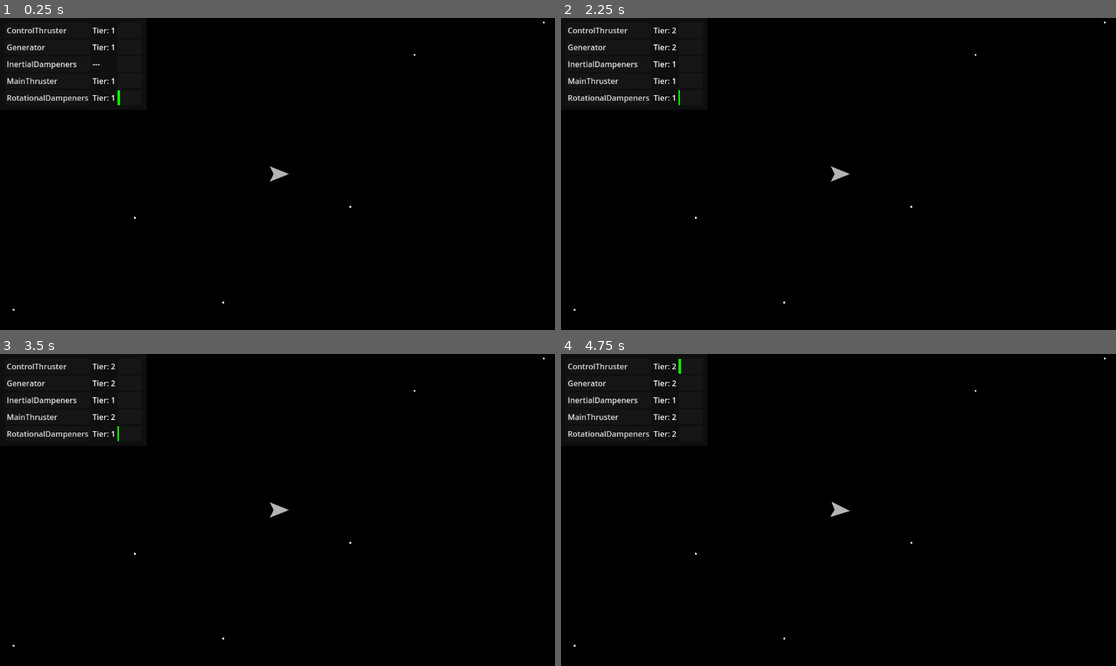
Above: before the commit, frames 1-4 (two rows, left to right).
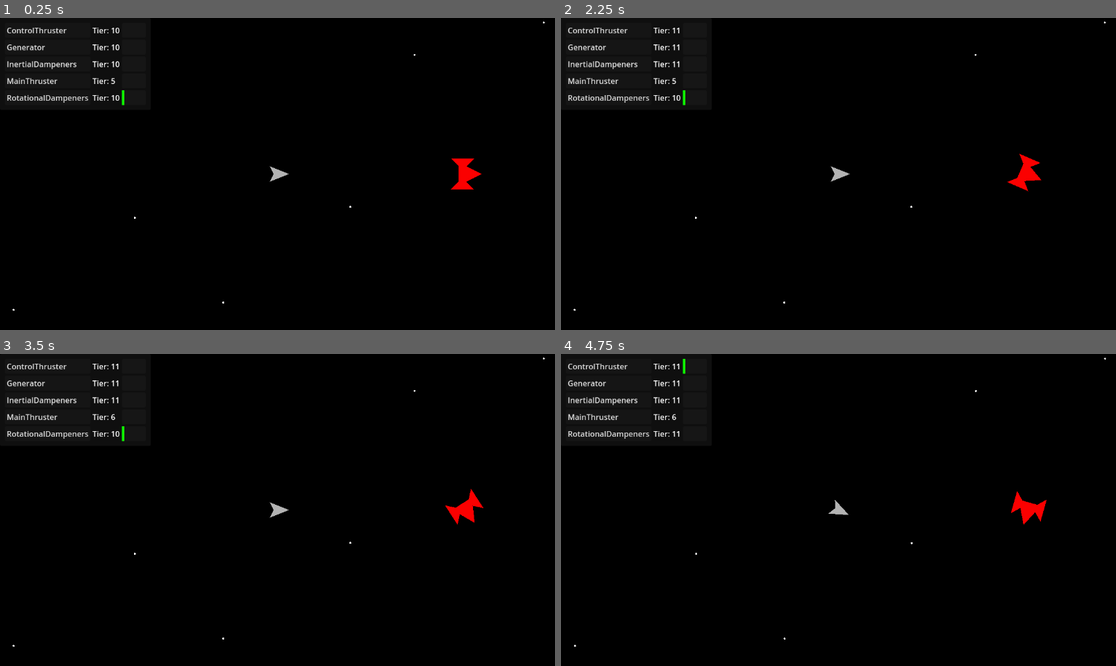
Above: after the commit, the same moments.

Repository: Griiimon/SpaceVampiresDemo
Game: Godot game, scene res://level.tscn
Two runs of this game, one before a commit and one after it. Both use one fixed random seed, a clock stepped at 60 frames per second and the inputs below.
Inputs (mouse positions are in pixels of both pictures, inside the frame that each line leads up to):
- Up to frame 1 (0.25 s): no input
- Up to frame 2 (2.25 s): click "ControlThruster" at 0.5 s; click "Generator" at 1.25 s; click "InertialDampeners" at 2 s
- Up to frame 3 (3.5 s): click "MainThruster" at 2.75 s
- Up to frame 4 (4.75 s): click "RotationalDampeners" at 3.5 s; tap Enter at 4.25 s; move the mouse to (960, 494) at 4.27 s; hold D (right) from 4.28 s (still down)

The runs differ from the first frame. In frame 1, 0.4% of the frame differs, in the area x 16-87%, y 3-56%; in frame 2, 0.4%; in frame 3, 0.4%; in frame 4, 0.5%, in the area x 2-99%, y 1-94%.

Commit message:
Implement enemies

Diff:
--- /dev/null
+++ b/src/enemies/enemy_ship_template.tscn
@@ -0,0 +1,21 @@
+[gd_scene load_steps=4 format=3 uid="uid://cllf2iks1syc3"]
+
+[ext_resource type="Script" uid="uid://d0tovto55djlv" path="res://ship/ship.gd" id="1_ntca0"]
+[ext_resource type="Script" uid="uid://bknlxd1numre6" path="res://ship/effect_delegator.gd" id="2_522jo"]
+[ext_resource type="Script" uid="uid://bk624stu06nnv" path="res://ship/ai_ship_controller.gd" id="3_bjapx"]
+
+[node name="Enemy Ship Template" type="RigidBody2D" node_paths=PackedStringArray("controller", "effect_delegator")]
+collision_layer = 2
+script = ExtResource("1_ntca0")
+controller = NodePath("AIShipController")
+effect_delegator = NodePath("EffectDelegator")
+
+[node name="EffectDelegator" type="Node" parent="."]
+script = ExtResource("2_522jo")
+metadata/_custom_type_script = "uid://bknlxd1numre6"
+
+[node name="CollisionShape2D" type="CollisionShape2D" parent="."]
+
+[node name="AIShipController" type="Node" parent="."]
+script = ExtResource("3_bjapx")
+metadata/_custom_type_script = "uid://bk624stu06nnv"
--- /dev/null
+++ b/src/enemies/ships/enemy_ship_test.tscn
@@ -0,0 +1,44 @@
+[gd_scene load_steps=11 format=3 uid="uid://dleovlvr46skc"]
+
+[ext_resource type="PackedScene" uid="uid://cllf2iks1syc3" path="res://enemies/enemy_ship_template.tscn" id="1_y4sag"]
+[ext_resource type="Script" uid="uid://dbqd18vmhywy6" path="res://ship/ship_component_instance.gd" id="2_cff7s"]
+[ext_resource type="Resource" uid="uid://df2ho24ikyrd2" path="res://ship/components/data/generator_component.tres" id="3_yudhf"]
+[ext_resource type="Resource" uid="uid://c61bmimgypxw0" path="res://ship/components/data/control_thruster_component.tres" id="4_1qkb2"]
+[ext_resource type="Script" uid="uid://5w0ld3sy84b7" path="res://ship/components/rotational_dampeners_component.gd" id="5_1qkb2"]
+
+[sub_resource type="Resource" id="Resource_se0p3"]
+script = ExtResource("2_cff7s")
+type = ExtResource("3_yudhf")
+tier = 1
+metadata/_custom_type_script = "uid://dbqd18vmhywy6"
+
+[sub_resource type="Resource" id="Resource_0mocv"]
+script = ExtResource("2_cff7s")
+type = ExtResource("4_1qkb2")
+tier = 1
+metadata/_custom_type_script = "uid://dbqd18vmhywy6"
+
+[sub_resource type="Resource" id="Resource_pa383"]
+script = ExtResource("5_1qkb2")
+energy_usage_per_tier = 10.0
+metadata/_custom_type_script = "uid://5w0ld3sy84b7"
+
+[sub_resource type="Resource" id="Resource_u62mu"]
+script = ExtResource("2_cff7s")
+type = SubResource("Resource_pa383")
+tier = 10
+metadata/_custom_type_script = "uid://dbqd18vmhywy6"
+
+[sub_resource type="RectangleShape2D" id="RectangleShape2D_y4sag"]
+size = Vector2(55, 65)
+
+[node name="Enemy Ship Test" instance=ExtResource("1_y4sag")]
+components = Array[ExtResource("2_cff7s")]([SubResource("Resource_se0p3"), SubResource("Resource_0mocv"), SubResource("Resource_u62mu")])
+
+[node name="Polygon2D" type="Polygon2D" parent="." index="1"]
+scale = Vector2(2, 2)
+color = Color(0.988235, 0, 0, 1)
+polygon = PackedVector2Array(16, 0, 0, -8, 8, -16, -16, -16, -16, -16, -8, -8, -8, 8, -16, 16, 8, 16, 0, 8)
+
+[node name="CollisionShape2D" parent="." index="2"]
+shape = SubResource("RectangleShape2D_y4sag")
--- a/src/global/global.gd
+++ b/src/global/global.gd
@@ -1 +1,4 @@
 extends Node
+
+
+var player_ship: PlayerShip
--- a/src/level.tscn
+++ b/src/level.tscn
@@ -1,9 +1,10 @@
-[gd_scene load_steps=5 format=3 uid="uid://bfysbi31u81uc"]
+[gd_scene load_steps=6 format=3 uid="uid://bfysbi31u81uc"]
 
 [ext_resource type="PackedScene" uid="uid://b2kp6fuk76cal" path="res://player/player_ship.tscn" id="1_u52ul"]
 [ext_resource type="Script" uid="uid://lepf3qcm8hko" path="res://camera.gd" id="2_vonw3"]
 [ext_resource type="Script" uid="uid://k4qcbxbqhlai" path="res://level/starfield.gd" id="3_oi3di"]
 [ext_resource type="PackedScene" uid="uid://6ioxjgp8cxk5" path="res://ui/debug/debug_component_window.tscn" id="4_0b4ue"]
+[ext_resource type="PackedScene" uid="uid://dleovlvr46skc" path="res://enemies/ships/enemy_ship_test.tscn" id="4_f2txt"]
 
 [node name="Level" type="Node2D"]
 
@@ -16,6 +17,9 @@
 [node name="Starfield" type="Node2D" parent="."]
 script = ExtResource("3_oi3di")
 
+[node name="Enemy Ship Test" parent="." instance=ExtResource("4_f2txt")]
+position = Vector2(392, 0)
+
 [node name="UI" type="CanvasLayer" parent="."]
 
 [node name="Debug UI" type="CanvasLayer" parent="."]
--- a/src/player/player_ship.gd
+++ b/src/player/player_ship.gd
@@ -1,2 +1,8 @@
 class_name PlayerShip
 extends Ship
+
+
+
+func _ready() -> void:
+	super()
+	Global.player_ship= self
--- a/src/player/player_ship.tscn
+++ b/src/player/player_ship.tscn
@@ -9,29 +9,36 @@
 [ext_resource type="Resource" uid="uid://dvcamknnejubd" path="res://ship/components/data/rotational_dampeners_component.tres" id="5_mpsxo"]
 [ext_resource type="PackedScene" uid="uid://ot3x2ayemre1" path="res://ship/effects/particle_thruster_effect.tscn" id="5_rpgy0"]
 [ext_resource type="Script" uid="uid://bknlxd1numre6" path="res://ship/effect_delegator.gd" id="5_xwq2p"]
+[ext_resource type="Resource" uid="uid://dpi2qncom40q5" path="res://ship/components/data/inertial_dampeners_component.tres" id="7_mpsxo"]
 
 [sub_resource type="Resource" id="Resource_ttmp0"]
 script = ExtResource("2_v44f0")
 type = ExtResource("3_j6obm")
-tier = null
+tier = 10
 metadata/_custom_type_script = "uid://dbqd18vmhywy6"
 
 [sub_resource type="Resource" id="Resource_j6obm"]
 script = ExtResource("2_v44f0")
 type = ExtResource("3_xwq2p")
-tier = null
+tier = 5
 metadata/_custom_type_script = "uid://dbqd18vmhywy6"
 
 [sub_resource type="Resource" id="Resource_mpsxo"]
 script = ExtResource("2_v44f0")
 type = ExtResource("4_j6obm")
-tier = null
+tier = 10
 metadata/_custom_type_script = "uid://dbqd18vmhywy6"
 
 [sub_resource type="Resource" id="Resource_sty7l"]
 script = ExtResource("2_v44f0")
 type = ExtResource("5_mpsxo")
-tier = null
+tier = 10
+metadata/_custom_type_script = "uid://dbqd18vmhywy6"
+
+[sub_resource type="Resource" id="Resource_ae3q4"]
+script = ExtResource("2_v44f0")
+type = ExtResource("7_mpsxo")
+tier = 10
 metadata/_custom_type_script = "uid://dbqd18vmhywy6"
 
 [sub_resource type="CapsuleShape2D" id="CapsuleShape2D_5xgho"]
@@ -41,7 +48,7 @@
 [node name="Player Ship" type="RigidBody2D" node_paths=PackedStringArray("controller", "effect_delegator")]
 script = ExtResource("1_oe5wf")
 controller = NodePath("PlayerShipController")
-components = Array[ExtResource("2_v44f0")]([SubResource("Resource_ttmp0"), SubResource("Resource_j6obm"), SubResource("Resource_mpsxo"), SubResource("Resource_sty7l")])
+components = Array[ExtResource("2_v44f0")]([SubResource("Resource_ttmp0"), SubResource("Resource_j6obm"), SubResource("Resource_mpsxo"), SubResource("Resource_sty7l"), SubResource("Resource_ae3q4")])
 effect_delegator = NodePath("EffectDelegator")
 
 [node name="EffectDelegator" type="Node" parent="." node_paths=PackedStringArray("main_thruster_effect")]
--- /dev/null
+++ b/src/ship/ai_ship_controller.gd
@@ -0,0 +1,14 @@
+class_name AIShipController
+extends ShipController
+
+
+
+func _physics_process(delta: float) -> void:
+	var attack_dir:= ship.position.direction_to(Global.player_ship.position)
+	rotate= ship.global_transform.y.dot(attack_dir)
+
+	if ship.global_transform.x.angle_to(attack_dir) > PI / 2:
+		rotate= 1
+
+	if randf() > abs(rotate):
+		rotate= 0
Not shown: 1 places in src/player/player_ship.tscn that only renumber resources
Not shown, added: src/ship/ai_ship_controller.gd.uid
